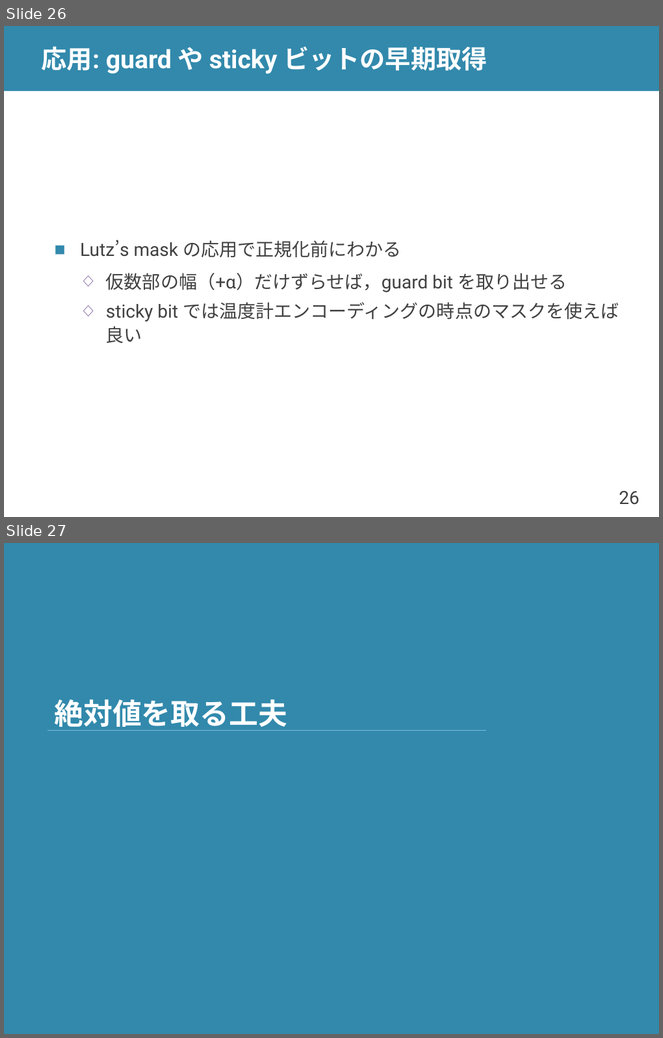
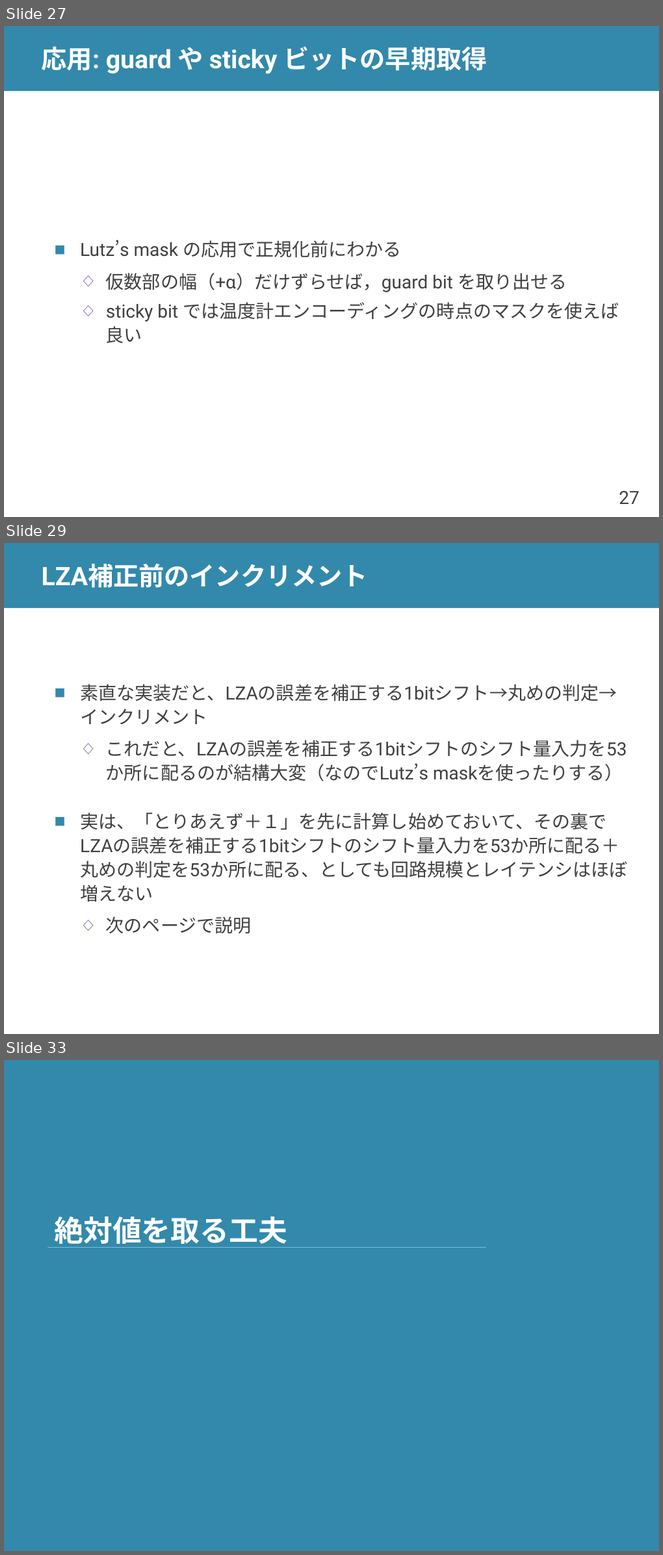
Before and after one commit to shioyadan/advanced-computer-organization, a slide deck: aco-shioya-appendix-fpu.pptx. Shown one above the other, each under a label of ours: slides 26 and 27 before the commit, slides 27, 29 and 33 after it; the slides between them are not shown. The pictures are 663x1038 and 663x1555 pixels, drawn with LibreOffice and Linux fonts; fonts in the diff are those of the drawing. Boxes give left, top, right and bottom in pixels: in the first picture for what was removed or moved away, otherwise in the second. Text is boxed around its words. In the diff, an @@ line names an element or a change of style, - is before the commit and + after.

Commit message:
FMA の丸めについて加筆中

```diff
--- a/aco-shioya-appendix-fpu.pptx
+++ b/aco-shioya-appendix-fpu.pptx
@@ slide 29 added at [4, 543, 659, 1034], background #FFFFFF; not listed: 1 template element that a slide beside it also shows @@
@@ title added at [42, 563, 368, 588], 28 pt, text #FFFFFF, bold @@
+LZA補正前のインクリメント
@@ text added at [80, 684, 627, 934], 20 pt, text #404040 @@
+■ 素直な実装だと、LZAの誤差を補正する1bitシフト→丸めの判定→インクリメント
+  ◇ これだと、LZAの誤差を補正する1bitシフトのシフト量入力を53か所に配るのが結構大変（なのでLutz’s maskを使ったりする）
+■ 実は、「とりあえず＋１」を先に計算し始めておいて、その裏でLZAの誤差を補正する1bitシフトのシフト量入力を53か所に配る＋丸めの判定を53か所に配る、としても回路規模とレイテンシはほぼ増えない
+  ◇ 次のページで説明
@@ what was slide 26 is now slide 27 @@
@@ page number at [619, 491, 639, 504]: text changed @@
-26
+27
@@ what was slide 27 is now slide 33 @@
```
Also in this commit, not shown: 5 slides changed, 5 other slides added.
